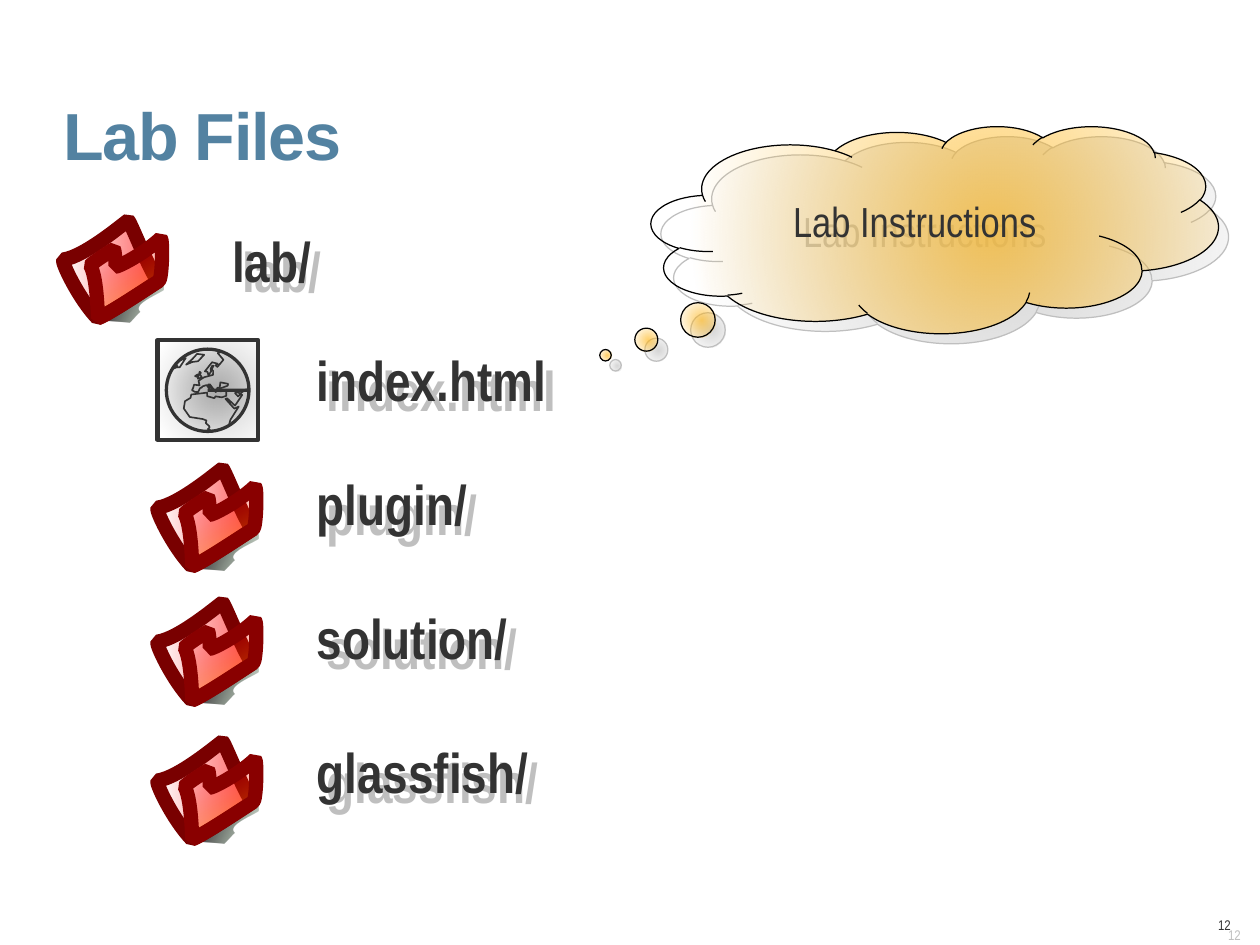
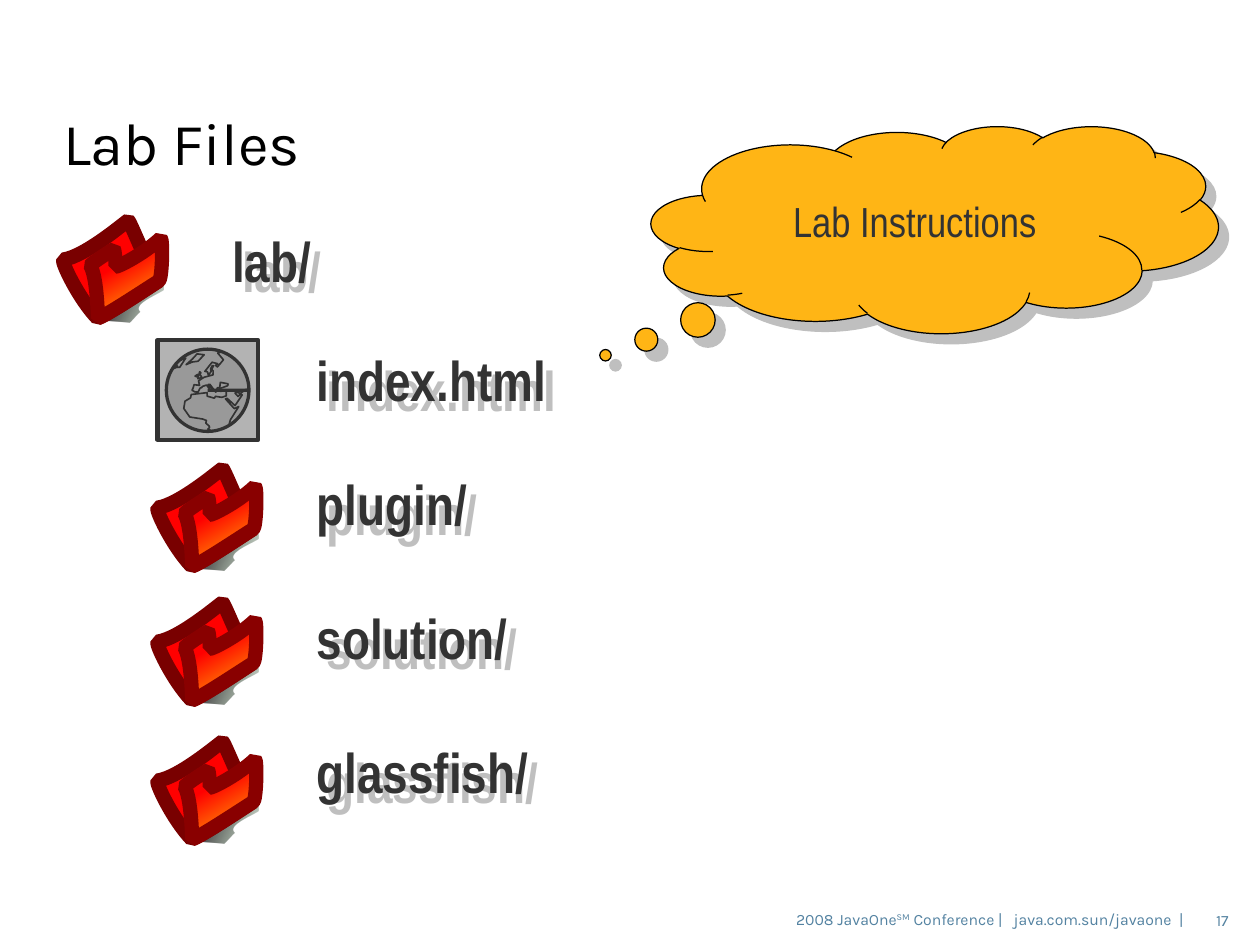
Before and after one commit to dmatej/Glassfish-SVN-Patched, a slide deck: slide 17 of v3/admingui/j1plugin/gfplugin/4520_gfplugin.odp (slide 12 before the commit). Drawn at 1260x945 pixels with LibreOffice and Linux fonts; fonts in the diff are those of the drawing; background and template pictures are left out. Boxes give left, top, right and bottom in pixels: in the first picture for what was removed or moved away, otherwise in the second. Text is boxed around its words. In the diff, an @@ line names an element or a change of style, - is before the commit and + after.

```diff
--- a/v3/admingui/j1plugin/gfplugin/4520_gfplugin.odp
+++ b/v3/admingui/j1plugin/gfplugin/4520_gfplugin.odp
@@ title "Lab Files" at (63,124,300,166): size 38 to 34 pt, font Arial to Karla, text colour #5382A1 to #000000, letter spacing -0.7 to 0 pt, bold off; line spacing 0.9 to 0.85; vertical alignment top to middle @@
@@ thought cloud "Lab Instructions" at (651,126,1218,333): fill gradient #FFB515 to #FFB515 @@
@@ rectangle at (158,340,258,440): fill gradient #B3B3B3 to #B3B3B3 @@
@@ freeform shape at (166,349,249,431): fill gradient #999999 to #999999 @@
@@ text added at (796,913,1172,929), 9 pt, text #5382A1 @@
+2008 JavaOneSM Conference | java.com.sun/javaone |
@@ page number added at (1216,916,1229,926), 9 pt, text #5483A1 @@
+17
@@ page number removed at (1218,920,1231,932) @@
-12
```
Also in this commit, not shown: 27 other slides changed, 10 slides added, 1 slide removed.
